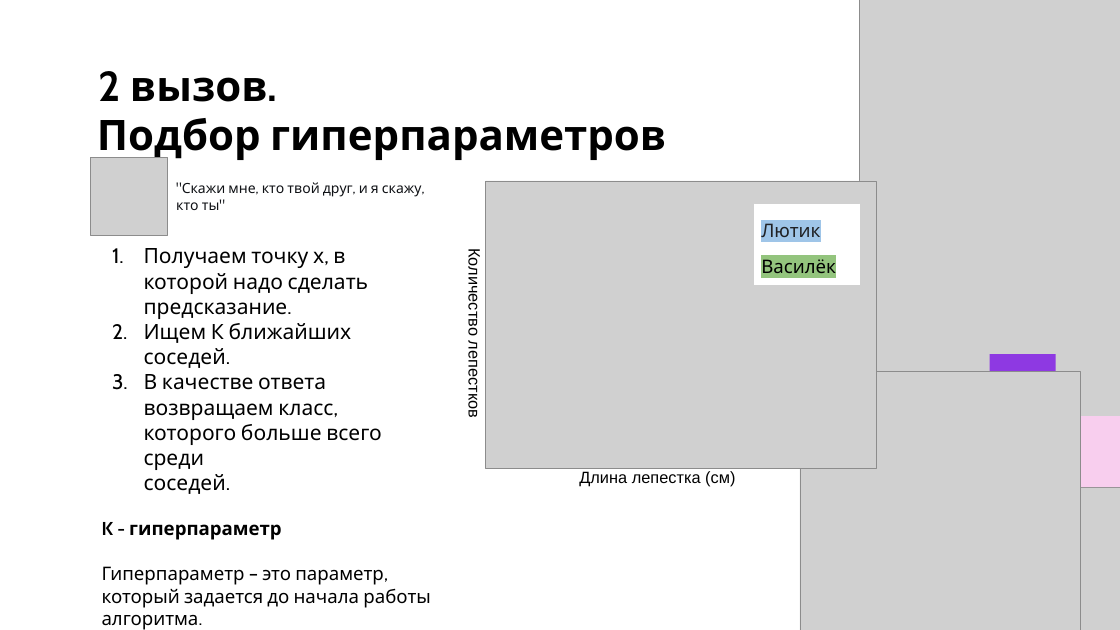
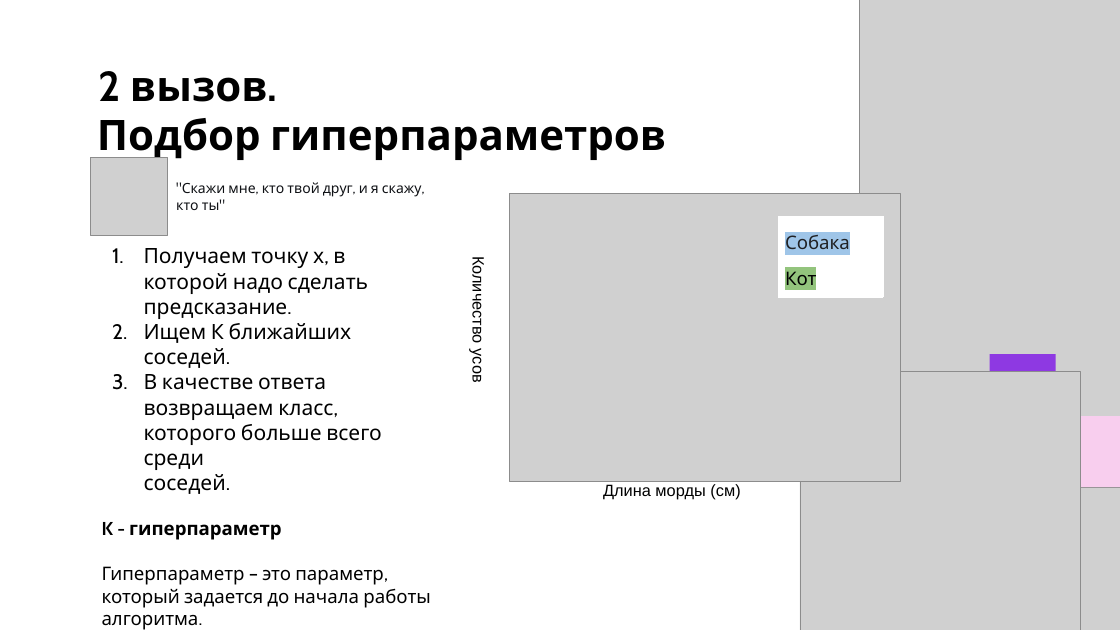
Before and after one commit to Ulatel/course_tsu_2026, a slide deck: slide 74 of Модуль 1. Введение в ML/1_Лекция.pptx. Drawn at 1120x630 pixels with LibreOffice and Linux fonts; fonts in the diff are those of the drawing; grey boxes stand for pictures. Boxes give left, top, right and bottom in pixels: in the first picture for what was removed or moved away, otherwise in the second. Text is boxed around its words. In the diff, an @@ line names an element or a change of style, - is before the commit and + after.

```diff
--- a/Модуль 1. Введение в ML/1_Лекция.pptx
+++ b/Модуль 1. Введение в ML/1_Лекция.pptx
@@ picture: place and size @@
-picture at [486, 181, 877, 469]
+picture at [510, 193, 902, 481]
@@ table removed at [755, 204, 860, 281], 2 rows, 1 columns @@
-Лютик
-Василёк
@@ table added at [778, 217, 883, 294], 2 rows, 1 columns @@
+Собака
+Кот
@@ text at [469, 264, 487, 382]: text changed @@
-Количество лепестков
+Количество усов
@@ text at [603, 484, 740, 499]: text changed @@
-Длина лепестка (см)
+Длина морды (см)
```
Also in this commit, not shown: 5 other slides changed, 4 other files.
